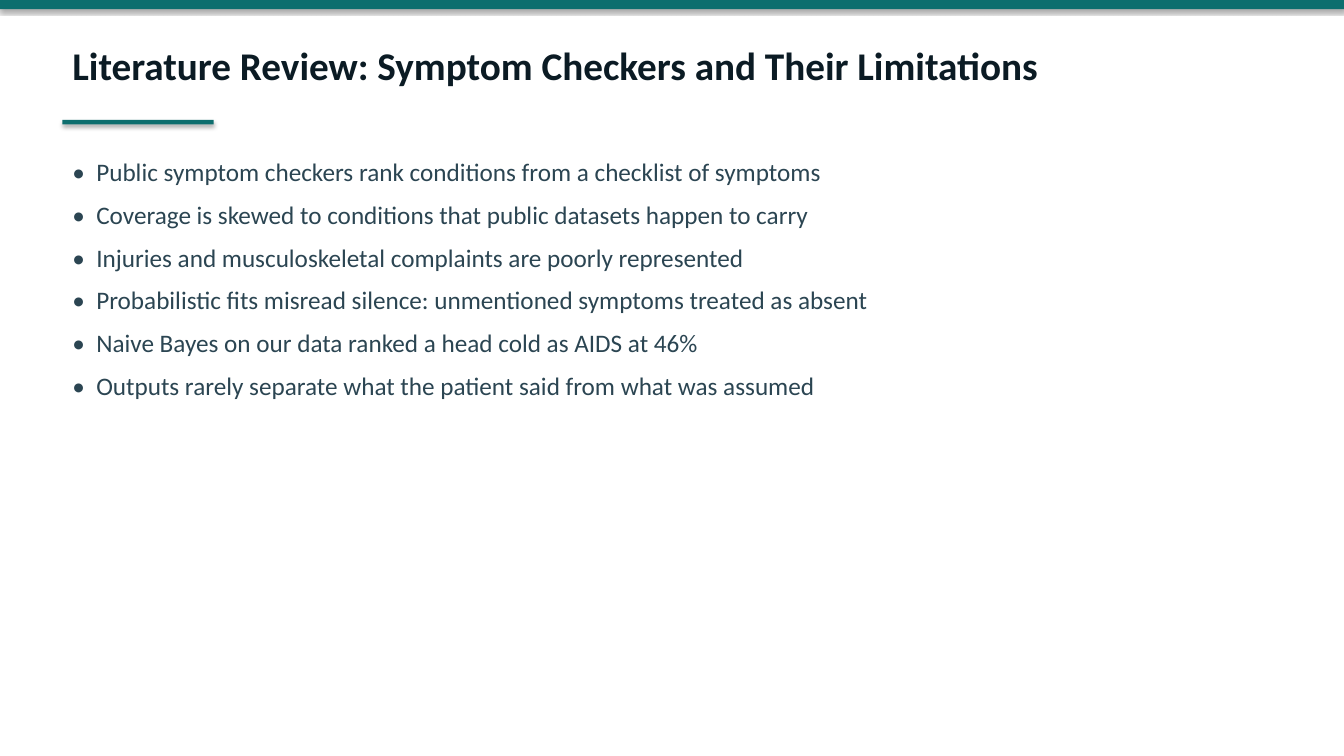
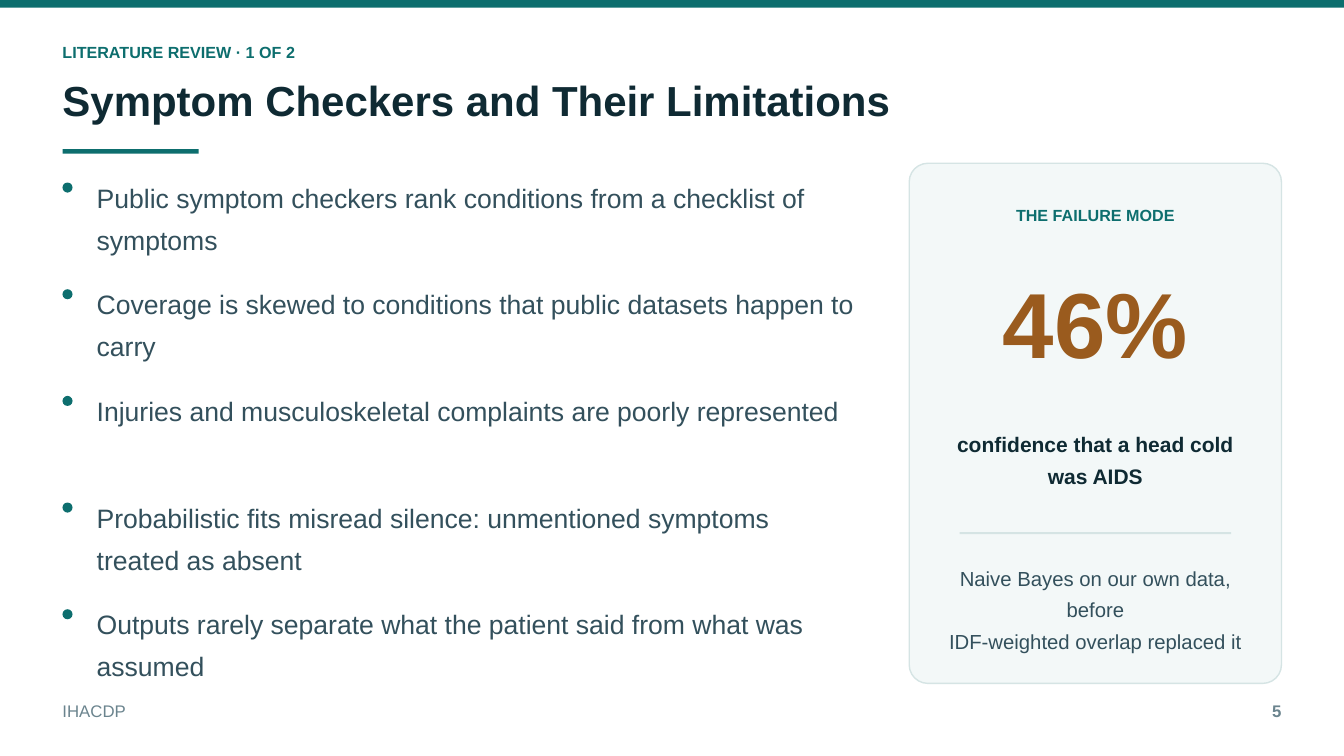
Before and after one commit to thanishq0110/IHACDP, a slide deck: slide 5 of docs/IHACDP_Presentation.pptx. Drawn at 1344x756 pixels with LibreOffice and Linux fonts; fonts in the diff are those of the drawing. Boxes give left, top, right and bottom in pixels: in the first picture for what was removed or moved away, otherwise in the second. Text is boxed around its words. In the diff, an @@ line names an element or a change of style, - is before the commit and + after.

```diff
--- a/docs/IHACDP_Presentation.pptx
+++ b/docs/IHACDP_Presentation.pptx
@@ rectangle at [0, 0, 1344, 7]: shadow off @@
@@ text at [62, 46, 295, 58]: text changed; size 28 to 11.5 pt; font Calibri to Arial; text colour #0B1B24 to #0D6E6E @@
-Literature Review: Symptom Checkers and Their Limitations
+LITERATURE REVIEW · 1 OF 2
@@ text added at [62, 85, 890, 125], 30 pt, text #0F2A33, bold @@
+Symptom Checkers and Their Limitations
@@ rectangle at [63, 149, 199, 153]: shadow off @@
@@ rectangle: place and size @@
-rectangle at [63, 120, 214, 124]
+rectangle at [63, 149, 199, 153]
@@ text removed at [96, 163, 867, 399] @@
-• Public symptom checkers rank conditions from a checklist of symptoms
-• Coverage is skewed to conditions that public datasets happen to carry
-• Injuries and musculoskeletal complaints are poorly represented
-• Probabilistic fits misread silence: unmentioned symptoms treated as absent
-• Naive Bayes on our data ranked a head cold as AIDS at 46%
-• Outputs rarely separate what the patient said from what was assumed
@@ rounded rectangle added at [909, 163, 1281, 684], fill #F3F8F8, outline #D5E4E4 1 pt @@
@@ rounded rectangle added at [63, 182, 73, 193], fill #0D6E6E @@
@@ text added at [97, 188, 804, 255], 19 pt, text #33505C @@
+Public symptom checkers rank conditions from a checklist of symptoms
@@ text added at [1016, 209, 1174, 221], 11.5 pt, text #0D6E6E, bold @@
+THE FAILURE MODE
@@ rounded rectangle added at [63, 289, 73, 299], fill #0D6E6E @@
@@ text added at [97, 294, 853, 362], 19 pt, text #33505C @@
+Coverage is skewed to conditions that public datasets happen to carry
@@ text added at [1003, 293, 1188, 359], 66 pt, text #9A5B1E, bold @@
+46%
@@ rounded rectangle added at [63, 396, 73, 406], fill #0D6E6E @@
@@ text added at [97, 401, 839, 426], 19 pt, text #33505C @@
+Injuries and musculoskeletal complaints are poorly represented
@@ text added at [957, 436, 1233, 485], 15 pt, text #0F2A33, bold @@
+confidence that a head cold
+was AIDS
@@ rounded rectangle added at [63, 503, 73, 513], fill #0D6E6E @@
@@ text added at [97, 508, 769, 571], 19 pt, text #33505C @@
+Probabilistic fits misread silence: unmentioned symptoms treated as absent
@@ rectangle added at [960, 532, 1231, 534], fill #D5E4E4 @@
@@ text added at [949, 571, 1241, 654], 14.5 pt, text #33505C @@
+Naive Bayes on our own data, before
+IDF-weighted overlap replaced it
@@ rounded rectangle added at [63, 609, 73, 619], fill #0D6E6E @@
@@ text added at [97, 614, 803, 677], 19 pt, text #33505C @@
+Outputs rarely separate what the patient said from what was assumed
@@ text added at [62, 705, 125, 717], 12 pt, text #6B848E @@
+IHACDP
@@ text added at [1272, 705, 1281, 717], 12 pt, text #6B848E, bold @@
+5
```
Also in this commit, not shown: 18 other slides changed, 1 slide added, 1 slide removed, 14 other files.
